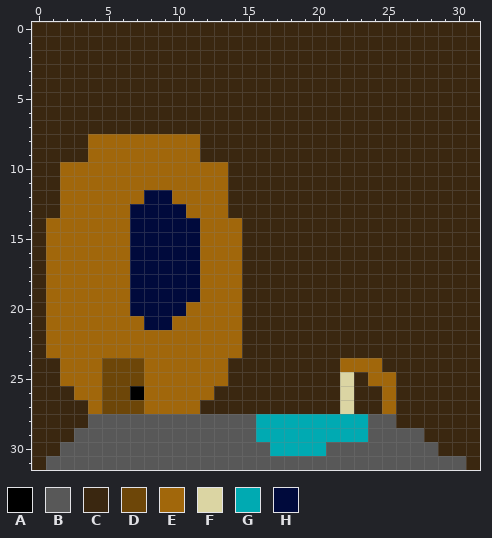
Two states of a pixel-art sprite, project/Art/UndergroundFarm.png. The picture above is the old version.
The file is 32x32 pixels.
Palette (. is transparent): A #000000  B #585858  C #3a2710  D #6d4608  E #a1670b  F #dbd5a3  G #00aab2  H #000a3c
Pixels before, first column x 0:
 0 CCCCCCCCCCCCCCCCCCCCCCCCCCCCCCCC
 1 CCCCCCCCCCCCCCCCCCCCCCCCCCCCCCCC
 2 CCCCCCCCCCCCCCCCCCCCCCCCCCCCCCCC
 3 CCCCCCCCCCCCCCCCCCCCCCCCCCCCCCCC
 4 CCCCCCCCCCCCCCCCCCCCCCCCCCCCCCCC
 5 CCCCCCCCCCCCCCCCCCCCCCCCCCCCCCCC
 6 CCCCCCCCCCCCCCCCCCCCCCCCCCCCCCCC
 7 CCCCCCCCCCCCCCCCCCCCCCCCCCCCCCCC
 8 CCCCEEEEEEEECCCCCCCCCCCCCCCCCCCC
 9 CCCCEEEEEEEECCCCCCCCCCCCCCCCCCCC
10 CCEEEEEEEEEEEECCCCCCCCCCCCCCCCCC
11 CCEEEEEEEEEEEECCCCCCCCCCCCCCCCCC
12 CCEEEEEEHHEEEECCCCCCCCCCCCCCCCCC
13 CCEEEEEHHHHEEECCCCCCCCCCCCCCCCCC
14 CEEEEEEHHHHHEEECCCCCCCCCCCCCCCCC
15 CEEEEEEHHHHHEEECCCCCCCCCCCCCCCCC
16 CEEEEEEHHHHHEEECCCCCCCCCCCCCCCCC
17 CEEEEEEHHHHHEEECCCCCCCCCCCCCCCCC
18 CEEEEEEHHHHHEEECCCCCCCCCCCCCCCCC
19 CEEEEEEHHHHHEEECCCCCCCCCCCCCCCCC
20 CEEEEEEHHHHEEEECCCCCCCCCCCCCCCCC
21 CEEEEEEEHHEEEEECCCCCCCCCCCCCCCCC
22 CEEEEEEEEEEEEEECCCCCCCCCCCCCCCCC
23 CEEEEEEEEEEEEEECCCCCCCCCCCCCCCCC
24 CCEEEDDDEEEEEECCCCCCCCEEECCCCCCC
25 CCEEEDDDEEEEEECCCCCCCCFCEECCCCCC
26 CCCEEDDAEEEEECCCCCCCCCFCCECCCCCC
27 CCCCEDDDEEEECCCCCCCCCCFCCECCCCCC
28 CCCCBBBBBBBBBBBBGGGGGGGGBBCCCCCC
29 CCCBBBBBBBBBBBBBGGGGGGGGBBBBCCCC
30 CCBBBBBBBBBBBBBBBGGGGBBBBBBBBCCC
31 CBBBBBBBBBBBBBBBBBBBBBBBBBBBBBBC
After the commit:
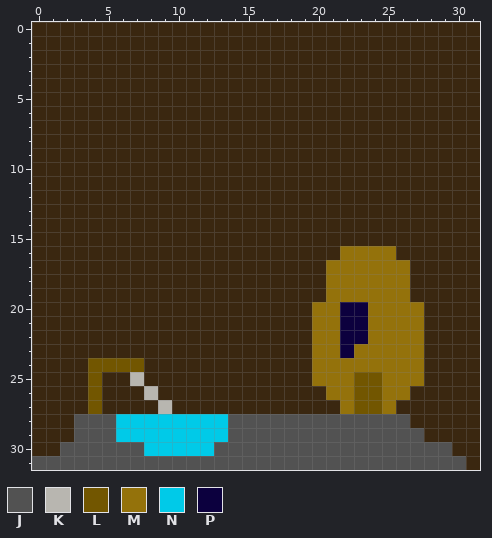
Colours new in this view: J #525252  K #b8b6b0  L #725600  M #94720b  N #00cae8  P #0c003e
Change:
{"y":8,"x":4,"old":"EEEEEEEE","new":"CCCCCCCC"}
{"y":9,"x":4,"old":"EEEEEEEE","new":"CCCCCCCC"}
{"y":10,"x":2,"old":"EEEEEEEEEEEE","new":"CCCCCCCCCCCC"}
{"y":11,"x":2,"old":"EEEEEEEEEEEE","new":"CCCCCCCCCCCC"}
{"y":12,"x":2,"old":"EEEEEEHHEEEE","new":"CCCCCCCCCCCC"}
{"y":13,"x":2,"old":"EEEEEHHHHEEE","new":"CCCCCCCCCCCC"}
{"y":14,"x":1,"old":"EEEEEEHHHHHEEE","new":"CCCCCCCCCCCCCC"}
{"y":15,"x":1,"old":"EEEEEEHHHHHEEE","new":"CCCCCCCCCCCCCC"}
{"y":16,"x":1,"old":"EEEEEEHHHHHEEE","new":"CCCCCCCCCCCCCC"}
{"y":16,"x":22,"old":"CCCC","new":"MMMM"}
{"y":17,"x":1,"old":"EEEEEEHHHHHEEE","new":"CCCCCCCCCCCCCC"}
{"y":17,"x":21,"old":"CCCCCC","new":"MMMMMM"}
{"y":18,"x":1,"old":"EEEEEEHHHHHEEE","new":"CCCCCCCCCCCCCC"}
{"y":18,"x":21,"old":"CCCCCC","new":"MMMMMM"}
{"y":19,"x":1,"old":"EEEEEEHHHHHEEE","new":"CCCCCCCCCCCCCC"}
{"y":19,"x":21,"old":"CCCCCC","new":"MMMMMM"}
{"y":20,"x":1,"old":"EEEEEEHHHHEEEE","new":"CCCCCCCCCCCCCC"}
{"y":20,"x":20,"old":"CCCCCCCC","new":"MMPPMMMM"}
{"y":21,"x":1,"old":"EEEEEEEHHEEEEE","new":"CCCCCCCCCCCCCC"}
{"y":21,"x":20,"old":"CCCCCCCC","new":"MMPPMMMM"}
{"y":22,"x":1,"old":"EEEEEEEEEEEEEE","new":"CCCCCCCCCCCCCC"}
{"y":22,"x":20,"old":"CCCCCCCC","new":"MMPPMMMM"}
{"y":23,"x":1,"old":"EEEEEEEEEEEEEE","new":"CCCCCCCCCCCCCC"}
{"y":23,"x":20,"old":"CCCCCCCC","new":"MMPMMMMM"}
{"y":24,"x":2,"old":"EEEDDDEEEEEE","new":"CCLLLLCCCCCC"}
{"y":24,"x":20,"old":"CCEEECCC","new":"MMMMMMMM"}
{"y":25,"x":2,"old":"EEEDDDEEEEEE","new":"CCLCCKCCCCCC"}
{"y":25,"x":20,"old":"CCFCEECC","new":"MMMLLMMM"}
{"y":26,"x":3,"old":"EEDDAEEEEE","new":"CLCCCKCCCC"}
{"y":26,"x":21,"old":"CFCCEC","new":"MMLLMM"}
{"y":27,"x":4,"old":"EDDDEEEE","new":"LCCCCKCC"}
{"y":27,"x":22,"old":"FCCE","new":"MLLM"}
{"y":28,"x":3,"old":"CBBBBBBBBBBBBGGGGGGGGBBC","new":"JJJNNNNNNNNJJJJJJJJJJJJJ"}
{"y":29,"x":3,"old":"BBBBBBBBBBBBBGGGGGGGGBBBB","new":"JJJNNNNNNNNJJJJJJJJJJJJJJ"}
{"y":30,"x":2,"old":"BBBBBBBBBBBBBBBGGGGBBBBBBBBC","new":"JJJJJJNNNNNJJJJJJJJJJJJJJJJJ"}
{"y":31,"x":0,"old":"CBBBBBBBBBBBBBBBBBBBBBBBBBBBBBB","new":"JJJJJJJJJJJJJJJJJJJJJJJJJJJJJJJ"}
{"label":"changed","picture_box":[32,134,466,470]}
